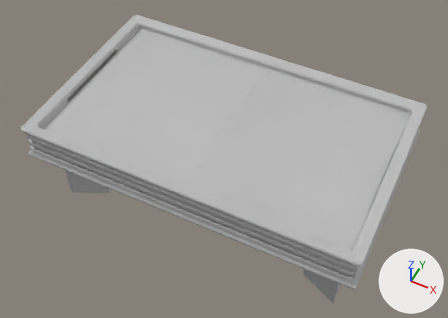
The FBX model My project/Assets/Fbx/field.fbx: old version first, new version second.
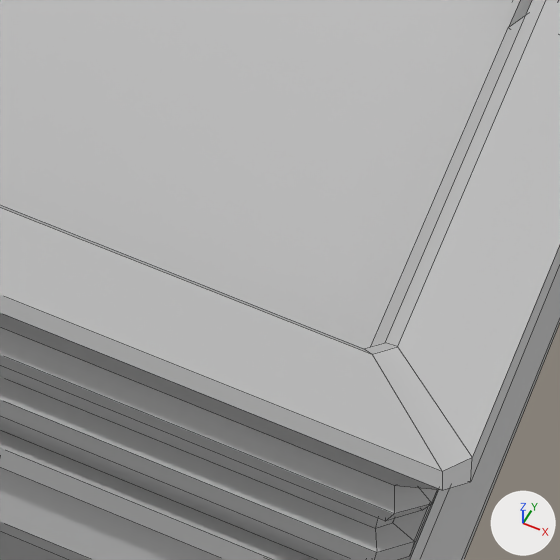
The first picture shows the older version from a camera (50 mm lens) standing at (1.46, -2.91, 4.08) and looking at (0.01, 0.0, 0.45). The close-ups show both versions on the part from 69% to 83% of the width and 66% to 86% of the height of that picture; other places that the commit changed are outside them. The lights are fixed; the arrows at lower right show +X, +Y and +Z. The close-ups show mesh edges as thin lines. Where no turn or scale is listed for an object, it has been applied to the vertices.

The first close-up shows 'Field_2', 'Warehouse_Models:pCube2'.
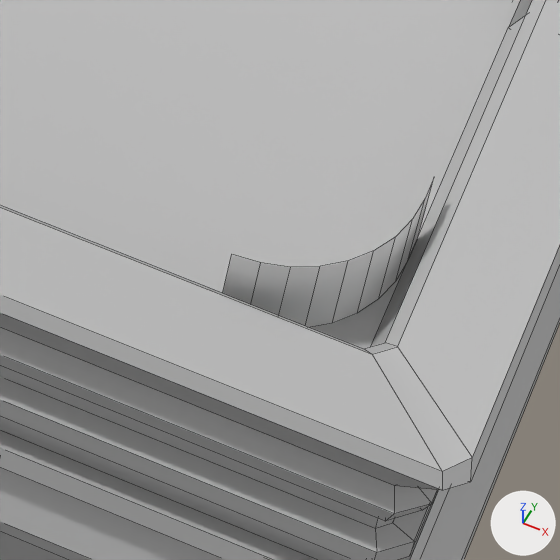
The change, as a list of edits to the scene's bpy script:
```text
Add me_cylinder_008:
    me_cylinder_008.from_pydata(...)  # 20 vertices, 9 faces; spans x -0.0695..0.0365, y -0.049..0.0777, z -0.0387..0.0387
Add ob_corners_004:
    ob_corners_004 = bpy.data.objects.new('Corners.004', me_cylinder_008)
    ob_corners_004.location = (1.1676, -0.6143, 0.883)
```

Location of each change, (x1, y1, x2, y2) in pixels of the close-ups (560 x 560 px):
'Corners.004', added
    after: (223, 179, 434, 327)
